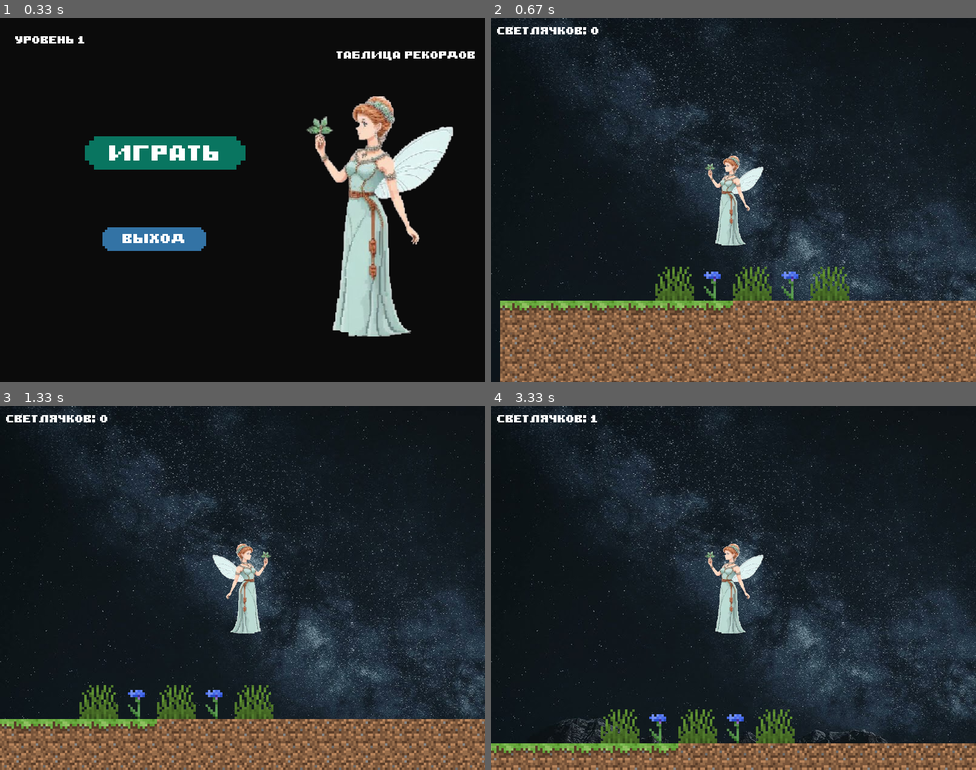
Above: before the commit, frames 1-4 (two rows, left to right).
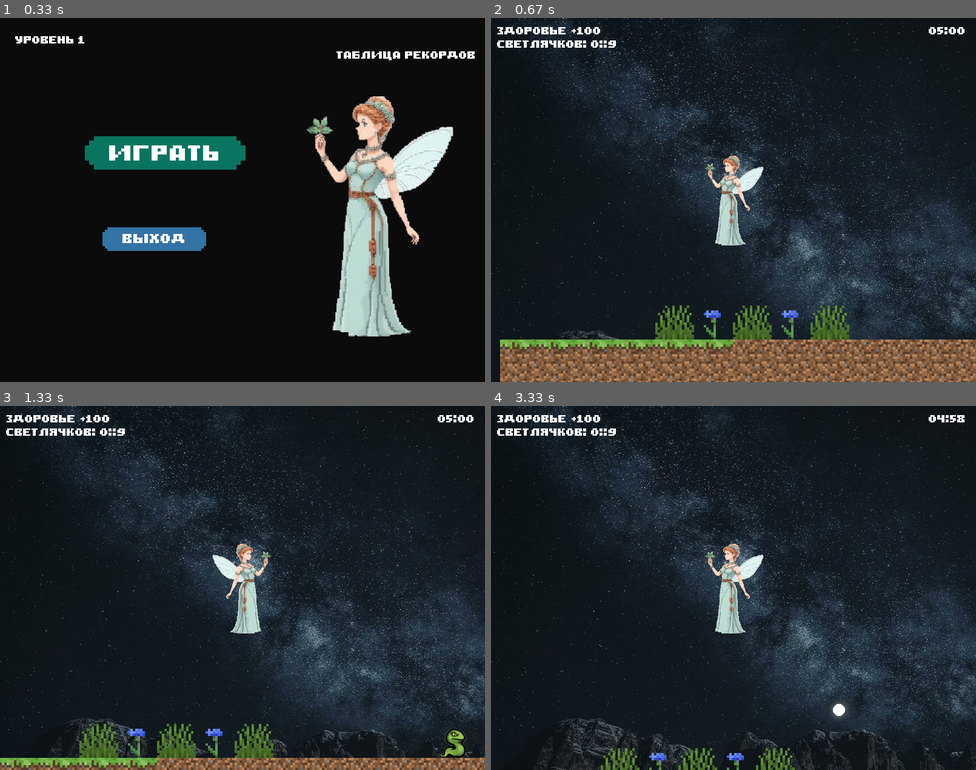
Above: after the commit, the same moments.

Repository: Dekim/Pygame
Game: pygame game, started from main.py
Two runs of this game, one before a commit and one after it. Both use one fixed random seed, a clock stepped at 60 frames per second and the inputs below.
Inputs (mouse positions are in pixels of both pictures, inside the frame that each line leads up to):
- Up to frame 1 (0.33 s): no input
- Up to frame 2 (0.67 s): press the mouse at (665, 156) at 0.37 s; move the mouse to (723, 218) at 0.47 s; release the mouse at (782, 280) at 0.6 s
- Up to frame 3 (1.33 s): hold Right 0.67-1.13 s; move the mouse to (92, 533) at 0.7 s; hold  from 1.17 s (still down); hold W from 1.17 s (still down)
- Up to frame 4 (3.33 s): release  at 1.47 s; release W at 1.47 s; hold Up 1.5-1.8 s; hold D 1.83-2.3 s; hold Left 2.33-2.87 s; hold S 2.9-3.2 s; hold Left from 3.23 s (still down)

Frame 1 is identical in both runs. In frame 2, 14% of the frame differs, in the area x 1-100%, y 2-92%; in frame 3, 14%; in frame 4, 9.8%.

Commit message:
modified:   anim_spr.py 	modified:   main.py 	modified:   resource/level/1.txt

Diff:
--- a/anim_spr.py
+++ b/anim_spr.py
@@ -24,8 +24,6 @@
         if color_key == -1:
             color_key = image.get_at((0, 0))
         image.set_colorkey(color_key)
-    else:
-        image = image.convert_alpha()
     return image
 
 
@@ -51,7 +49,7 @@
         self.image = self.frames[self.cur_frame]
 
 
-dragon = AnimatedSprite(load_image("image\snake.png"), 7, 1, 50, 50)
+dragon = AnimatedSprite(load_image("image/snake.png"), 7, 1, 50, 50)
 
 running = True
 
--- a/main.py
+++ b/main.py
@@ -2,7 +2,6 @@
 import sys
 from typing import Optional
 from random import choice
-
 import pygame
 from PIL import ImageFilter, Image
 
@@ -13,9 +12,8 @@
 
 data = {
     'level': 1,
-    'km': 0,
     'fireflies': 0,
-    'stars': 0
+    'min_time': 5 * 60
 }
 
 
@@ -231,28 +229,20 @@
         label = Label("Ваш рекорд", 25)
         frame.blit(label.text, (150, 75))
 
-        label = Label("Километров пройдено:", 12)
+        label = Label("В самый лучший день вы", 15)
         tx, ty = label.get_size()
-        frame.blit(label.text, (300 - tx / 2, 125))
-
-        label = Label(f"{data['km']} km", 24)
+        frame.blit(label.text, (100, 200))
+
+        label = Label(f"собрали {data['fireflies']} светлячков", 15)
         tx, ty = label.get_size()
-        frame.blit(label.text, (300 - tx / 2, 150))
-
-        label = Label("Собрано светлячков:", 12)
+        frame.blit(label.text, (100, 225))
+
+        minutes = data['min_time'] // 60
+        seconds = data['min_time'] - (minutes * 60)
+
+        label = Label("за {:02}:{:02}".format(minutes, seconds), 15)
         tx, ty = label.get_size()
-        frame.blit(label.text, (300 - tx / 2, 200))
-
-        label = Label(str(data['fireflies']), 24)
-        tx, ty = label.get_size()
-        frame.blit(label.text, (300 - tx / 2, 225))
-
-        label = Label("Звезды за побежденных врагов:", 12)
-        tx, ty = label.get_size()
-        frame.blit(label.text, (300 - tx / 2, 275))
-        label = Label(str(data['stars']), 24)
-        tx, ty = label.get_size()
-        frame.blit(label.text, (300 - tx / 2, 300))
+        frame.blit(label.text, (100, 250))
 
         screen.blit(frame, (100, 100))
 
@@ -367,6 +357,7 @@
 all_sprites = pygame.sprite.Group()
 collide_sprites = pygame.sprite.Group()
 player_group = pygame.sprite.Group()
+snakes_group = pygame.sprite.Group()
 
 
 class Firefly(pygame.sprite.Sprite):
@@ -408,7 +399,6 @@
                 break
 
 
-
 class Tile(pygame.sprite.Sprite):
     def __init__(self, tile_type: Optional[str], pos_x: int, pos_y: int):
         super().__init__(tiles_group, all_sprites)
@@ -422,6 +412,61 @@
             self.mask = pygame.mask.from_surface(self.image)
 
         self.rect = self.image.get_rect().move(tile_width * pos_x, tile_height * pos_y)
+
+
+class AnimatedSprite(pygame.sprite.Sprite):
+    def __init__(self, groups, sheet, columns, rows, x, y):
+        super().__init__(*groups)
+        self.frames = []
+        self.cut_sheet(sheet, columns, rows)
+        self.cur_frame = 0
+        self.image = self.frames[self.cur_frame]
+        self.rect = self.rect.move(x, y)
+
+    def cut_sheet(self, sheet, columns, rows):
+        self.rect = pygame.Rect(0, 0, sheet.get_width() // columns, sheet.get_height() // rows)
+        for j in range(rows):
+            for i in range(columns):
+                frame_location = (self.rect.w * i, self.rect.h * j)
+                self.frames.append(sheet.subsurface(pygame.Rect(frame_location, self.rect.size)))
+
+    def update(self):
+        self.cur_frame = (self.cur_frame + 1) % len(self.frames)
+        self.image = self.frames[self.cur_frame]
+
+
+class Snake(AnimatedSprite):
+    def __init__(self, pos_x, pos_y):
+        super().__init__((all_sprites, snakes_group), load_image("snake.png"), 7, 1, tile_width * pos_x, tile_height * pos_y)
+        self.move_to_right = True
+        self.stop = False
+
+    def update(self):
+        super().update()
+
+        if not self.move_to_right:
+            self.image = pygame.transform.flip(self.image, True, False)
+
+        if self.cur_frame == 6:
+            for player in player_group:
+                if pygame.sprite.collide_mask(self, player):
+                    player.health.take(10)
+                    stop = True
+                    break
+            else:
+                stop = False
+
+            if not stop:
+                for sprite in collide_sprites:
+                    if pygame.sprite.collide_rect(self, sprite) and sprite != self:
+                        if 0 < self.rect.right - sprite.rect.left < tile_width or self.rect.collidepoint(sprite.rect.midright):
+                            self.move_to_right = not self.move_to_right
+                        break
+
+                if self.move_to_right:
+                    self.rect.x += tile_width
+                else:
+                    self.rect.x -= tile_width
 
 
 class Player(pygame.sprite.Sprite):
@@ -433,20 +478,64 @@
             tile_width * pos_x + 15, tile_height * pos_y + 15)
         self.speed = 5
         self.mask = pygame.mask.from_surface(self.image)
+        self.health = Health(self)
 
     def check_collide(self):
         for sprite in collide_sprites:
+            if isinstance(sprite, Snake):
+                continue
+
             if pygame.sprite.collide_mask(self, sprite):
                 if isinstance(sprite, Firefly):
                     sprite.taken = True
                     data['fireflies'] += 1
+                    self.health.add(10)
                     collide_sprites.remove_internal(sprite)
                     return False
                 return True
         return False
 
 
+class Health:
+    def __init__(self, player: Player):
+        self.player = player
+        self.health = 100
+
+    def _speed_control(func):
+        def controller(self, *args):
+            if self.health < 10:
+                self.player.speed = 1
+            elif self.health < 40:
+                self.player.speed = 2
+            elif self.health < 70:
+                self.player.speed = 3
+            elif self.health < 90:
+                self.player.speed = 4
+            elif self.health > 90:
+                self.player.speed = 5
+            func(self, *args)
+        return controller
+
+    @_speed_control
+    def take(self, count):
+        if self.health - count > 0:
+            self.health -= count
+        else:
+            self.health = 0
+
+    @_speed_control
+    def add(self, count):
+        if self.health + count < 100:
+            self.health += count
+        else:
+            self.health = 100
+
+
+fireflies_count = 0
+
+
 def generate_level(level):
+    global fireflies_count
     new_player, x, y = None, None, None
     for y in range(len(level)):
         for x in range(len(level[y])):
@@ -457,6 +546,9 @@
                 Tile(None, x, y)
             elif level[y][x] == '*':
                 Firefly(x, y)
+                fireflies_count += 1
+            elif level[y][x] == '~':
+                Snake(x, y)
             else:
                 symbol = level[y][x]
                 if symbol != '.':
@@ -498,7 +590,7 @@
 
 player: Player
 
-blocklist = (
+blacklist = (
     tile_images['tree'],
     tile_images['grass'],
     tile_images['grass2'],
@@ -509,64 +601,127 @@
 )
 
 
-def game():
+def game(cursor):
+    # Таймер для анимации змеи
+    fps_time_delay = 100
+    snake_anim_timer_event = pygame.USEREVENT + 1
+    pygame.time.set_timer(snake_anim_timer_event, fps_time_delay)
+
+    # Таймер игры
+    game_time = 5 * 60  # На 1 игру дается 5 минут
+    time_delay = 1000
+    timer_event = pygame.USEREVENT + 2
+    pygame.time.set_timer(timer_event, time_delay)
+
+    blured = None
+    game_ended = False
+    def end_menu_draw():
+        nonlocal blured
+        if blured is None:
+            blured = blur_image(screen, 10)
+        screen.blit(blured, (0, 0))
+
+        frame = pygame.Surface((600, 400), pygame.SRCALPHA)
+        frame.fill((0, 0, 0, 155))
+
+        close_score_frame_btn = Button("X", (550, 25), frame)
+        close_score_frame_btn.style['font-size'] = 15
+        close_score_frame_btn.style['states']['normal']['background'] = "transparent"
+        close_score_frame_btn.style['states']['pressed']['background'] = "transparent"
+        close_score_frame_btn.style['states']['normal']['border-color'] = "transparent"
+        close_score_frame_btn.style['states']['pressed']['border-color'] = "transparent"
+        close_score_frame_btn.style['states']['pressed']['color'] = (255, 41, 73)
+        close_score_frame_btn.draw()
+
+        label = Label("Таблица рекордов", 15)
+        frame.blit(label.text, (150, 25))
+
+        screen.blit(frame, (100, 100))
+
+
+    def end():
+        nonlocal game_ended, cursor
+        game_ended = True
+        # end_menu_draw()
+        # cursor = Cursor(screen)
+        # cursor.draw(20, 20)
+
     running = True
 
     player, cx, cy = generate_level(load_level(f"{data['level']}.txt"))
     bg = load_image('mountains.jpg')
 
     for sprite in all_sprites:
-        if sprite not in player_group and sprite.image not in blocklist:
+        if sprite not in player_group and sprite.image not in blacklist:
             collide_sprites.add(sprite)
 
     camera = Camera()
 
     player_img = player.image
     while running:
-        for event in pygame.event.get():
-            if event.type == pygame.QUIT:
-                terminate()
-
-        last_x, last_y = player.rect.x, player.rect.y
-        keys = pygame.key.get_pressed()
-        if keys[pygame.K_w] or keys[pygame.K_UP]:
-            player.rect.y -= player.speed
-        if keys[pygame.K_s] or keys[pygame.K_DOWN]:
-            player.rect.y += player.speed
-        if keys[pygame.K_a] or keys[pygame.K_LEFT]:
-            player.rect.x -= player.speed
-            player_img = player.image
-        if keys[pygame.K_d] or keys[pygame.K_RIGHT]:
-            player.rect.x += player.speed
-            player_img = player.image_left
-        if keys[pygame.KMOD_SHIFT]:
-            print(True)
-
-        if player.check_collide():
-            player.rect.x = last_x
-            player.rect.y = last_y
-
-        screen.blit(bg, (0, 0))
-
-        camera.update(player)
-        draw_queue = list()
-        for sprite in all_sprites:
-            camera.apply(sprite)
-            if sprite not in player_group:
-                if isinstance(sprite, Firefly):
-                    if sprite.taken:
-                        continue
+        if game_ended:
+            for event in pygame.event.get():
+                if event == pygame.MOUSEMOTION:
+                    print(*event.pos)
+        else:
+            if player.health.health == 0:
+                end()
+            for event in pygame.event.get():
+                if event.type == pygame.QUIT:
+                    terminate()
+                if event.type == snake_anim_timer_event:
+                    snakes_group.update()
+                if event.type == timer_event:
+                    game_time -= 1
+
+            last_x, last_y = player.rect.x, player.rect.y
+            keys = pygame.key.get_pressed()
+            if keys[pygame.K_w] or keys[pygame.K_UP]:
+                player.rect.y -= player.speed
+            if keys[pygame.K_s] or keys[pygame.K_DOWN]:
+                player.rect.y += player.speed
+            if keys[pygame.K_a] or keys[pygame.K_LEFT]:
+                player.rect.x -= player.speed
+                player_img = player.image
+            if keys[pygame.K_d] or keys[pygame.K_RIGHT]:
+                player.rect.x += player.speed
+                player_img = player.image_left
+            if keys[pygame.KMOD_SHIFT]:
+                print(True)
+
+            if player.check_collide():
+                player.rect.x = last_x
+                player.rect.y = last_y
+
+            screen.blit(bg, (0, 0))
+
+            camera.update(player)
+            draw_queues = [[], []]
+            for sprite in all_sprites:
+                camera.apply(sprite)
+                if sprite not in player_group:
+                    if isinstance(sprite, Firefly):
+                        if sprite.taken:
+                            continue
+                        else:
+                            sprite.move()
+                            draw_queues[0].append(sprite)
+                    elif isinstance(sprite, Snake):
+                        draw_queues[1].append(sprite)
                     else:
-                        sprite.move()
-                        draw_queue.append(sprite)
-                else:
+                        screen.blit(sprite.image, sprite.rect)
+
+            for draw_queue in draw_queues:
+                for sprite in draw_queue:
                     screen.blit(sprite.image, sprite.rect)
 
-        for sprite in draw_queue:
-            screen.blit(sprite.image, sprite.rect)
-
-        screen.blit(player_img, player.rect)
-        screen.blit(Label(f"Светлячков: {data['fireflies']}", 12).text, (10, 10))
+            screen.blit(player_img, player.rect)
+            screen.blit(Label(f"Здоровье +{player.health.health}", 12).text, (10, 10))
+            screen.blit(Label(f"Светлячков: {data['fireflies']}::{fireflies_count}", 12).text, (10, 32))
+
+            minutes = game_time // 60
+            seconds = game_time - (minutes * 60)
+            screen.blit(Label("{:02}:{:02}".format(minutes, seconds), 12).text, (722, 10))
 
         pygame.display.flip()
         clock.tick(settings['fps'])
@@ -585,6 +740,6 @@
     cursor = Cursor(screen)
 
     start_menu(screen, clock, cursor)
-    game()
+    game(cursor)
 
     pygame.quit()
--- a/resource/level/1.txt
+++ b/resource/level/1.txt
@@ -9,11 +9,11 @@
 
 .................................................................//
 ....................//..........................................////
-...................////........................................//|//........./
-.....@............/////........................................//|/.........///
+.....@.............////........................................//|//........./
+................../////........................................//|/.........///
 ..................//|//..........................................|........../|//
 .................../|/.........................................._|__.........|/
-...._1_1_...........|...==!=1......_____________....1.1==!......++++++.__..1_|_!.___1___........
+...._1_1_...~.......|...==!=1......_____________....1.1==!......++++++.__..1_|_!.___1___..~.....
 ++++++-----------++++++++++++++++++++++------+++++++++++++++++++------++++++++++-----+++++++++++
 ------------------------------------------------------------------------------------------------
 ------------------------------------------------------------------------------------------------
